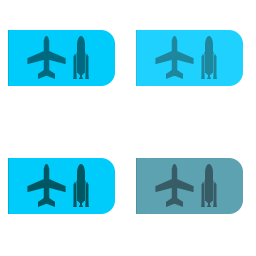
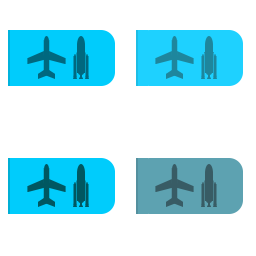
Layered file, before and after one edit (256 × 256). Changes by layer:
painted on "Border" (2nd of 8, in "TL" › "Border") over [9, 30, 10, 86]
painted on "Border" (4th of 8, in "BL" › "Border") over [9, 158, 10, 214]
painted on "Border" (6th of 8, in "BR" › "Border") over [137, 158, 138, 214]
painted on "Border" (8th of 8, in "TR" › "Border") over [137, 30, 138, 86]
